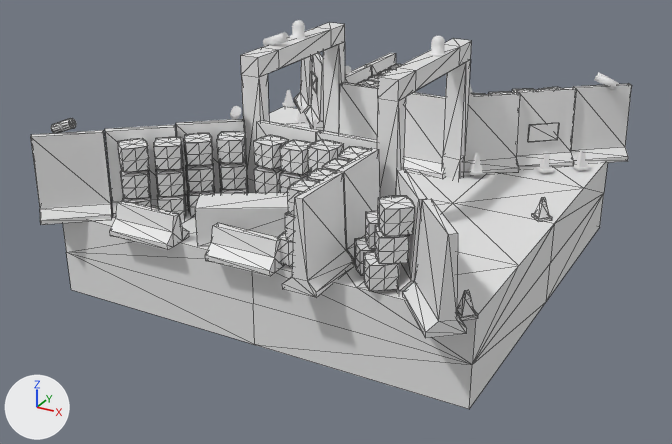
The COLLADA model objects3d/checkpoint.dae, before and after one commit.
Camera for both pictures: a camera (50 mm lens) standing at (162.0, -317.0, 141.0) and looking at (-4.0, -14.0, -11.0). Every picture has the same lights, and +X, +Y and +Z are marked at lower left. Mesh edges are drawn as thin lines on the coarser meshes. Where no turn or scale is listed for an object, it has been applied to the vertices.

The scene before the commit, as lines of its bpy script (objects in view):
```python
me_checkpointobject53mesh = bpy.data.meshes.new('CheckPointObject53Mesh')
me_checkpointobject53mesh.from_pydata(...)  # 16 vertices, 28 faces; spans x -13.0..13.0, y -13.9..13.9, z -16.4..16.4
me_checkpointobject65mesh = bpy.data.meshes.new('CheckPointObject65Mesh')
me_checkpointobject65mesh.from_pydata(...)  # 33 vertices, 62 faces; spans x -6.43..6.54, y -6.46..6.43, z -4.6..4.6
me_groundmesh = bpy.data.meshes.new('GroundMesh')
me_groundmesh.from_pydata(...)  # 58 vertices, 108 faces; spans x -94.0..81.0, y -92.0..81.0, z 0.0..65.0
# before: 0 (-87.0, -81.0, 0.0) at pixel (71, 289), 2 (-87.0, 81.0, 0.0), 8 (-87.0, 0.0, 0.0), 17 (-87.0, -81.0, 16.0) at pixel (66, 252), 19 (-87.0, 81.0, 16.0)
# before: 25 (-87.0, 0.0, 16.0)
# before: 1 (81.0, -81.0, 0.0) at pixel (469, 409), 3 (81.0, 81.0, 0.0) at pixel (599, 227), 10 (81.0, 0.0, 0.0) at pixel (546, 301), 16 (81.0, -81.0, 16.0) at pixel (472, 364), 18 (81.0, 81.0, 16.0) at pixel (603, 193)
# before: 23 (81.0, 0.0, 16.0) at pixel (550, 263)
ob_checkpointobject53 = bpy.data.objects.new('CheckPointObject53', me_checkpointobject53mesh)
ob_checkpointobject53.location = (-56.3, 65.9, 17.1)
ob_checkpointobject65 = bpy.data.objects.new('CheckPointObject65', me_checkpointobject65mesh)
ob_checkpointobject65.location = (-42.1, -51.3, 25.3)
ob_ground = bpy.data.objects.new('Ground', me_groundmesh)
ob_ground.location = (0.0, 0.0, -31.6)
# also in view: 'CheckPointObject07' at (13.0, 30.0, 17.0); 'CheckPointObject111' at (50.0, -75.0, 17.0); 'CheckPointObject147' at (-44.0, -81.0, 6.0); 'CheckPointObject13' at (26.0, -53.0, 17.0); 'CheckPointObject67' at (-49.0, -61.0, 15.0)
```
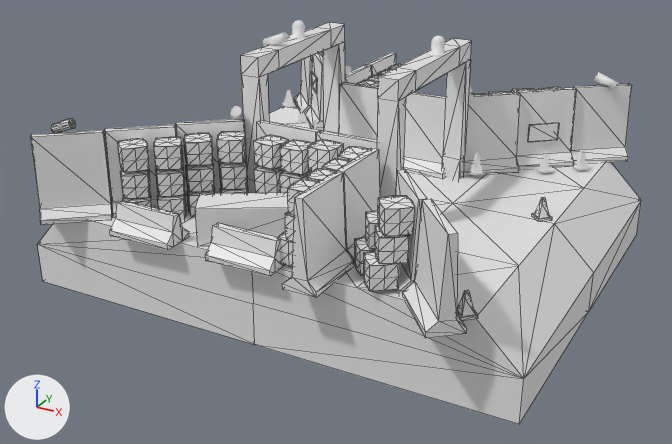
What changed in the scene script:
```text
Change me_groundmesh:
    where me_groundmesh.from_pydata(...)  # 58 vertices, 108 faces; spans x -94.0..81.0, y -92.0..81.0, z 0.0..65.0
    used by ob_ground; location = (0.0, 0.0, -31.6)
    me_groundmesh part 1
    add for i in [0, 2, 8, 17, 19, 25]: me_groundmesh.vertices[i].co += Vector((-15.0, 0.0, 0.0))
    me_groundmesh part 2
    add for i in [1, 3, 10, 16, 18, 23]: me_groundmesh.vertices[i].co += Vector((16.0, 0.0, 0.0))
```

What differs and where, as boxes [x1, y1, x2, y2] in the pictures (672 x 444 px; the box of a moved part takes in the faces that stretch with it):
'Ground', reshaped: before [31, 107, 608, 409]; after [31, 107, 641, 424]
part 1 of me_groundmesh, moved or reshaped: before [63, 220, 255, 345]; after [38, 220, 255, 345]
part 2 of me_groundmesh, moved or reshaped: before [252, 162, 608, 409]; after [252, 162, 641, 424]
